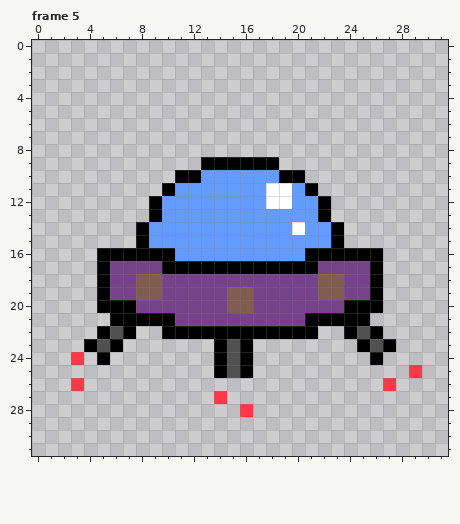
Two states of a pixel-art file, Assets/Justin/JustinGraphics/Mini Saucer.aseprite. Above, as it was before the edit.
32x32 pixels, 5 frames. Shown: frame 5. The commit also changed other frames, which this record leaves out.
And afterwards:
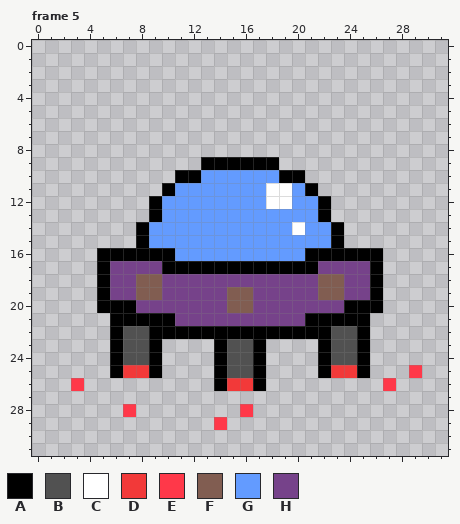
Palette (. is transparent): A #000000  B #515151  C #ffffff  D #f23939  E #ff3849  F #815d51  G #639bff  H #76428a
Edits made:
Frame 5, layer "Layer 1":
y 22: x 5..9 ABA.. -> .ABBA; x 22..26 ..ABA -> ABBA.
y 23: x 4..5 AB -> ..; x 7..9 ... -> BBA; x 16..17 A. -> BA; x 22..24 ... -> ABB; x 26..27 BA -> ..
y 24: x 3 E -> .; x 5..9 A.... -> .ABBA; x 16..17 A. -> BA; x 22..26 ....A -> ABBA.
y 25: x 6..9 .... -> ADDA; x 16..17 A. -> BA; x 22..25 .... -> ADDA
y 26: x 14..17 .... -> ADDA
y 27: x 14 E -> .
y 28: x 7 . -> E
y 29: x 14 . -> E
